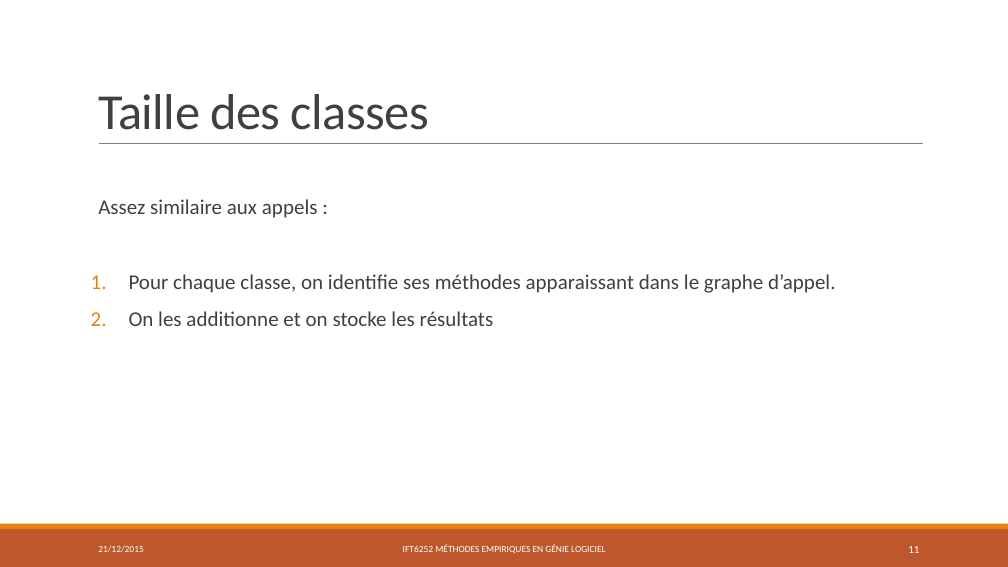
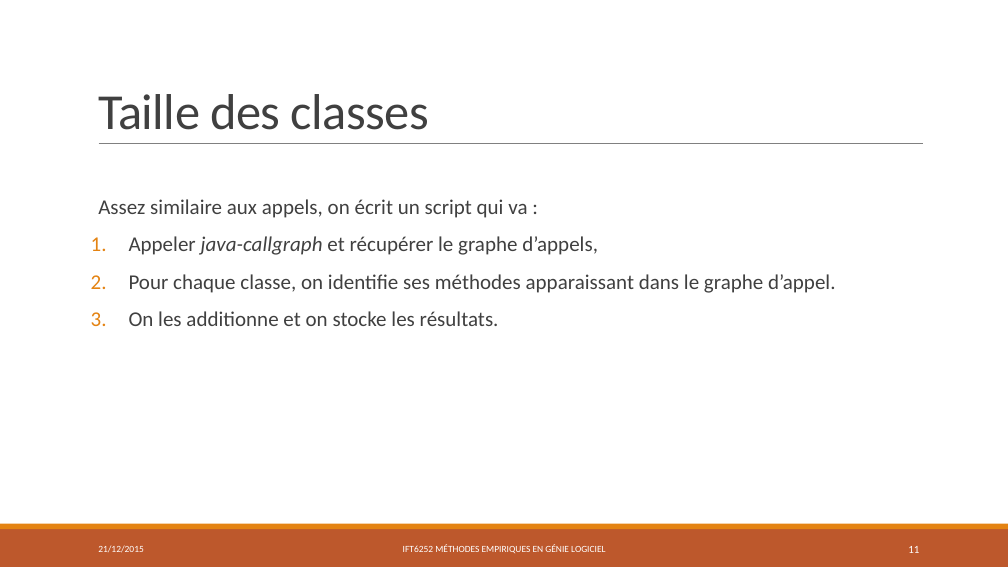
Before and after one commit to PierreGe/Android-defect-study, a slide deck: slide 11 of rapport/presentation/final.pptx. Drawn at 1008x567 pixels with LibreOffice and Linux fonts; fonts in the diff are those of the drawing. Boxes give left, top, right and bottom in pixels: in the first picture for what was removed or moved away, otherwise in the second. Text is boxed around its words. In the diff, an @@ line names an element or a change of style, - is before the commit and + after.

```diff
--- a/rapport/presentation/final.pptx
+++ b/rapport/presentation/final.pptx
@@ text at <box>98,199,598,255</box>: text changed @@
-  Assez similaire aux appels :
+  Assez similaire aux appels, on écrit un script qui va :
+1. Appeler java-callgraph et récupérer le graphe d’appels,
@@ text at <box>129,311,499,326</box>: text changed @@
-2. On les additionne et on stocke les résultats
+3. On les additionne et on stocke les résultats.
```
Also in this commit, not shown: 12 other slides changed, 3 slides added, 1 other file.
